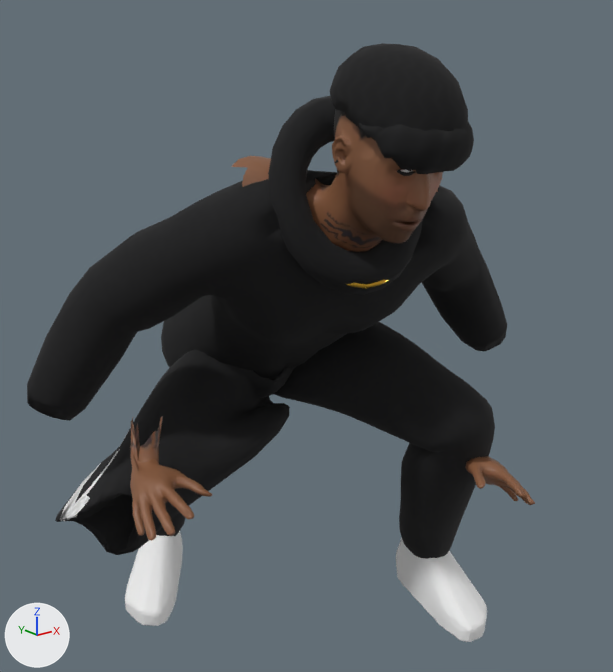
The glTF model characters/exports/gang_tama.glb as it was, and as the next commit left it.
Before and after are seen from a 50 mm camera at (-1.017, -1.292, 1.141) aimed at (-0.03, -0.059, 0.647). The axes (+X, +Y, +Z) are drawn at lower left. The lights are the same throughout. The older version comes first. Both versions are drawn at frame 0 of the action 'jump'; the numbers are the values there. Vertices at exactly the same position are counted once.

In view in the first picture: 'beanie.002', 'beanie.003', 'chain.001', 'gang_tama_body_dressed', 'hood.001', 'hoodie.001', 'sneaker_l.001', 'sneaker_r.001', 'trackpants.001' and 2 more.
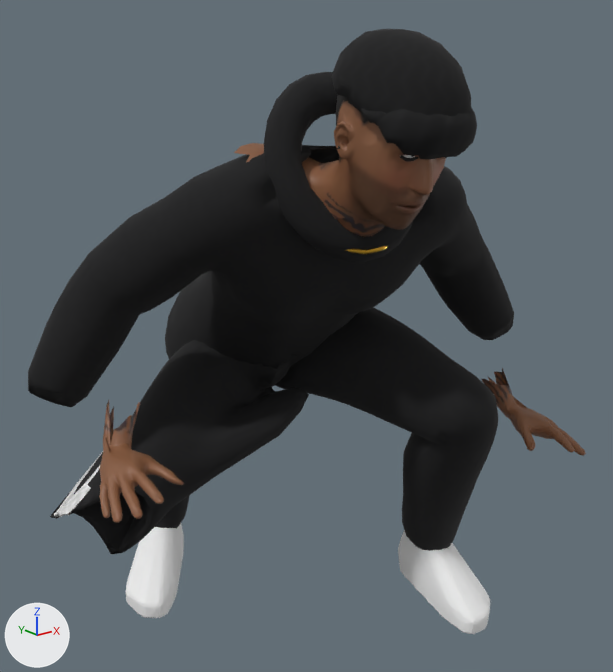
Changed parts and their boxes (x1, y1, x2, y2) in the pictures (613 x 672 px; the box of a moved part takes in the faces that stretch with it):
'hoodie.001', reshaped: before (27, 170, 507, 421); after (28, 145, 514, 407)
'trackpants.001', reshaped: before (55, 322, 495, 559); after (50, 307, 498, 554)
'gang_tama_body_dressed', reshaped (20% wider): before (130, 114, 535, 541); after (99, 100, 586, 523)
'hood.001', reshaped: before (268, 96, 423, 295); after (264, 72, 413, 262)
'beanie.002', moved: before (329, 43, 468, 140); after (332, 29, 471, 126)
'sneaker_l.001', moved: before (396, 538, 487, 642); after (398, 530, 490, 634)
'beanie.003', moved: before (359, 122, 474, 174); after (361, 107, 477, 159)
'sneaker_r.001', moved: before (125, 531, 183, 626); after (126, 524, 184, 618)
part 3 of me_torus_003, moved or reshaped (mostly hidden): before (346, 279, 388, 289); after (346, 246, 388, 254)
part 4 of me_gang_tama_body_015, moved or reshaped: before (130, 416, 212, 541); after (99, 401, 184, 523)
part 5 of me_gang_tama_body_015, moved or reshaped: before (466, 456, 535, 505); after (482, 368, 586, 456)
part 6 of me_gang_tama_body_015, moved or reshaped: before (231, 114, 443, 252); after (234, 100, 446, 236)

Edits to the bpy script that builds the scene:
```text
Change me_gang_tama_body_013:
    remove me_gang_tama_body_013.from_pydata(...)  # 202 vertices, 400 faces; spans x -0.201..-0.025, y -0.483..-0.263, z 1.012..1.178
    add me_gang_tama_body_013.from_pydata(...)  # 202 vertices, 400 faces; spans x -0.2..-0.024, y -0.487..-0.267, z 1.032..1.198
    me_gang_tama_body_013 part 1: the whole mesh is moved by (0.001, -0.003, 0.02)
Change me_gang_tama_body_014:
    remove me_gang_tama_body_014.from_pydata(...)  # 200 vertices, 380 faces; spans x -0.206..-0.024, y -0.49..-0.254, z 1.003..1.125
    add me_gang_tama_body_014.from_pydata(...)  # 200 vertices, 380 faces; spans x -0.205..-0.023, y -0.494..-0.258, z 1.023..1.145
    me_gang_tama_body_014 part 2: the whole mesh is moved by (0.001, -0.003, 0.02)
Change me_torus_003:
    remove me_torus_003.from_pydata(...)  # 100 vertices, 200 faces; spans x -0.178..0.006, y -0.319..-0.157, z 0.804..0.948
    add me_torus_003.from_pydata(...)  # 100 vertices, 200 faces; spans x -0.174..0.011, y -0.313..-0.141, z 0.859..0.985
    me_torus_003 part 3: the whole mesh is multiplied about its middle by the matrix ((0.993, -0.001, 0.023), (-0.001, 0.988, 0.095), (-0.023, -0.095, 0.988)), then moved by (0.004, 0.011, 0.046)
Change me_gang_tama_body_015:
    remove me_gang_tama_body_015.from_pydata(...)  # 2646 vertices, 5138 faces; spans x -0.476..0.267, y -0.468..0.303, z 0.104..1.155
    add me_gang_tama_body_015.from_pydata(...)  # 2646 vertices, 5138 faces; spans x -0.533..0.358, y -0.471..0.296, z 0.128..1.176
    me_gang_tama_body_015 part 4: the loose piece of 557 vertices spanning x -0.476..-0.351, y -0.257..-0.029, z 0.428..0.574 is turned 6.7 degrees about the y axis through its middle, then moved by (-0.05, -0.003, 0.046)
    me_gang_tama_body_015 part 5: the loose piece of 557 vertices spanning x 0.092..0.213, y -0.468..-0.236, z 0.356..0.505 is turned -15.7 degrees about the y axis through its middle, then moved by (0.133, -0.003, 0.05)
    me_gang_tama_body_015 part 6: 1472 of 2646 vertices moved; they spanned x -0.245..0.115, y -0.464..-0.111, z 0.824..1.155 and now span x -0.244..0.113, y -0.467..-0.113, z 0.844..1.176; mean shift (0.001, -0.003, 0.022); largest move (-0.079, -0.212, 0.955) -> (-0.075, -0.195, 0.995)
    other edits to the shape of me_gang_tama_body_015 do not show in these pictures
Change me_torus_002:
    remove me_torus_002.from_pydata(...)  # 150 vertices, 300 faces; spans x -0.223..0.05, y -0.319..-0.158, z 0.789..1.101
    add me_torus_002.from_pydata(...)  # 150 vertices, 300 faces; spans x -0.217..0.056, y -0.312..-0.131, z 0.842..1.138
    me_torus_002 part 7: the whole mesh is multiplied about its middle by the matrix ((0.993, -0.001, 0.023), (-0.001, 0.988, 0.095), (-0.023, -0.095, 0.988)), then moved by (0.006, 0.018, 0.045)
Change me_gang_tama_body_011:
    remove me_gang_tama_body_011.from_pydata(...)  # 1295 vertices, 2598 faces; spans x -0.534..0.462, y -0.302..0.33, z 0.475..0.984
    add me_gang_tama_body_011.from_pydata(...)  # 1295 vertices, 2598 faces; spans x -0.537..0.459, y -0.29..0.314, z 0.486..1.024
    me_gang_tama_body_011 part 8: the whole mesh is multiplied about its middle by the matrix ((0.999, -0.003, 0.023), (-0.004, 0.985, 0.094), (-0.023, -0.094, 0.984)), then moved by (0.0, -0.007, 0.024)
Change me_sneaker_002:
    remove me_sneaker_002.from_pydata(...)  # 351 vertices, 700 faces; spans x 0.172..0.288, y -0.34..-0.066, z 0.003..0.155
    add me_sneaker_002.from_pydata(...)  # 351 vertices, 700 faces; spans x 0.172..0.288, y -0.346..-0.073, z 0.026..0.178
    me_sneaker_002 part 9: the whole mesh is moved by (0.0, -0.007, 0.023)
Change me_sneaker_003:
    remove me_sneaker_003.from_pydata(...)  # 351 vertices, 700 faces; spans x -0.326..-0.118, y 0.12..0.35, z 0.001..0.153
    add me_sneaker_003.from_pydata(...)  # 351 vertices, 700 faces; spans x -0.326..-0.117, y 0.113..0.343, z 0.024..0.177
    me_sneaker_003 part 10: the whole mesh is moved by (0.0, -0.007, 0.023)
Change me_gang_tama_body_012:
    remove me_gang_tama_body_012.from_pydata(...)  # 2666 vertices, 5336 faces; spans x -0.516..0.284, y -0.365..0.345, z 0.105..0.663
    add me_gang_tama_body_012.from_pydata(...)  # 2666 vertices, 5336 faces; spans x -0.527..0.284, y -0.372..0.34, z 0.128..0.689
    me_gang_tama_body_012 part 11: 2666 of 2666 vertices moved; they spanned x -0.516..0.284, y -0.365..0.345, z 0.105..0.663 and now span x -0.527..0.284, y -0.372..0.34, z 0.128..0.689; mean shift (0.0, -0.007, 0.024)
```
